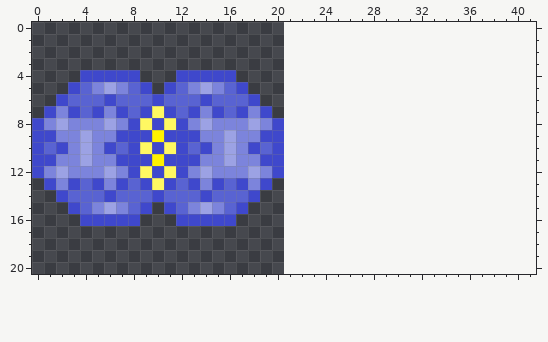
Pixel-art sprite, stored at TeddysAdventure/TeddysAdventure/TeddysAdventureContent/Objects/PulseProjectile.png. The picture above is the old version.
The file is 21x21 pixels. The old version is drawn lined up with the new one, on the new canvas.
Once edited:
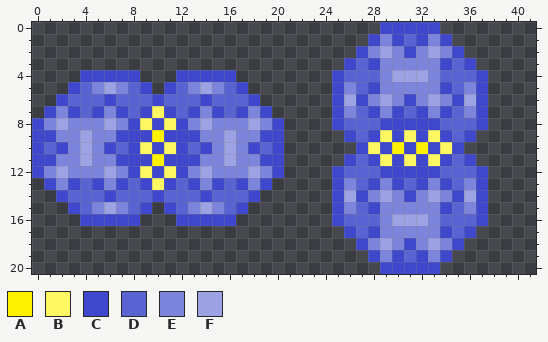
Palette (. is transparent): A #fff200  B #fff862  C #3f48cc  D #5963d2  E #7c84dc  F #9ca2e4
The commit says: pulse arm projectile is better
What changed:
canvas 21x21 -> 42x21
y 0: x 29..33 ..... -> CCCCC
y 1: x 28..34 ....... -> CECDCEC
y 2: x 27..35 ......... -> CEFECEFEC
y 3: x 26..36 ........... -> CDCEEEEECDC
y 4: x 25..37 ............. -> CDDDEFFFEDDDC
y 5: x 25..37 ............. -> CEDCEEEEECDEC
y 6: x 25..37 ............. -> CFCEFECEFECFC
y 7: x 25..37 ............. -> CEDCECDCECDEC
y 8: x 25..37 ............. -> CDDDCCCCCDDDC
y 9: x 26..36 ........... -> CDCBCBCBCDC
y 10: x 27..35 ......... -> CBCACACBC
y 11: x 26..36 ........... -> CDCBCBCBCDC
y 12: x 25..37 ............. -> CDDDCCCCCDDDC
y 13: x 25..37 ............. -> CEDCECDCECDEC
y 14: x 25..37 ............. -> CFCEFECEFECFC
y 15: x 25..37 ............. -> CEDCEEEEECDEC
y 16: x 25..37 ............. -> CDDDEFFFEDDDC
y 17: x 26..36 ........... -> CDCEEEEECDC
y 18: x 27..35 ......... -> CEFECEFEC
y 19: x 28..34 ....... -> CECDCEC
y 20: x 29..33 ..... -> CCCCC
Changed places in both pictures, as pixel boxes (x1, y1, x2, y2):
added: (332, 22, 488, 274)
